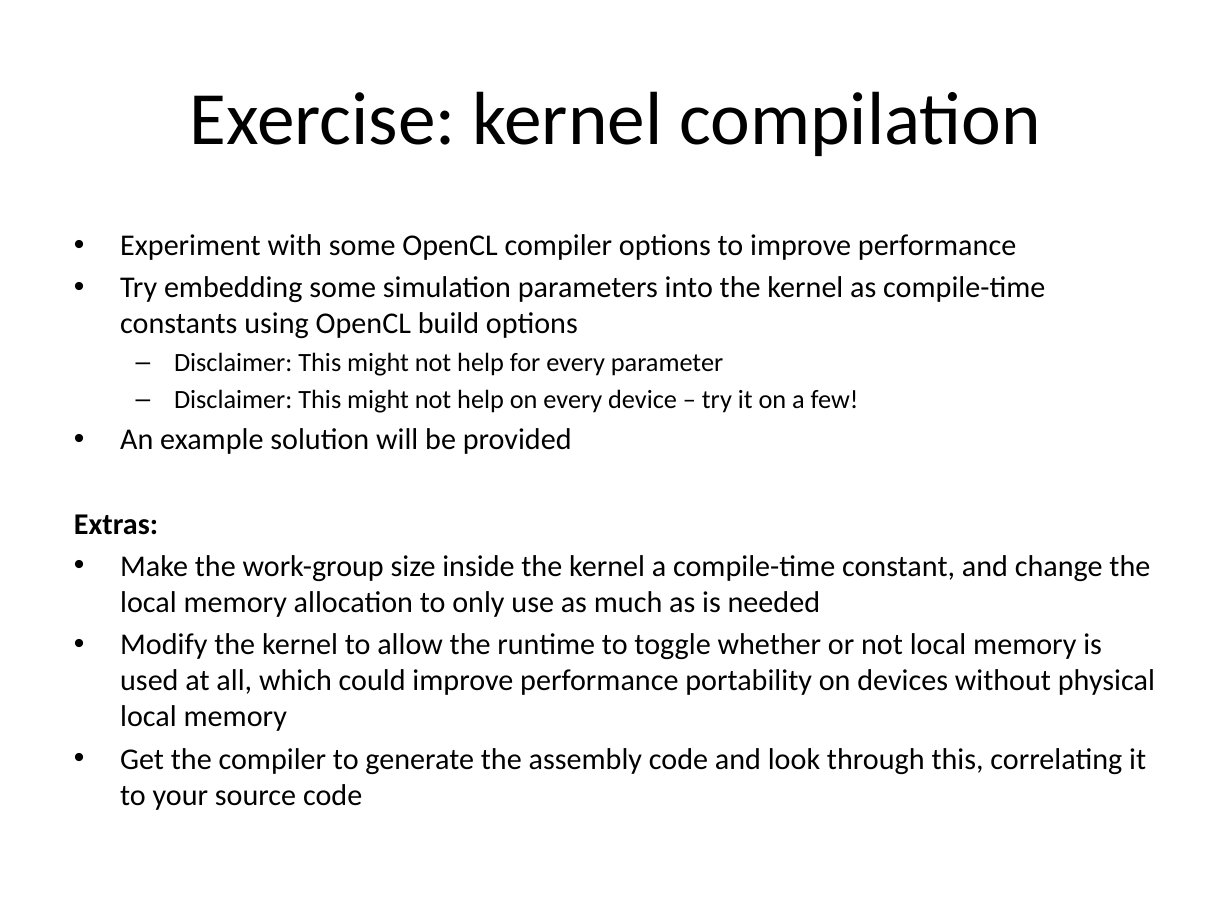
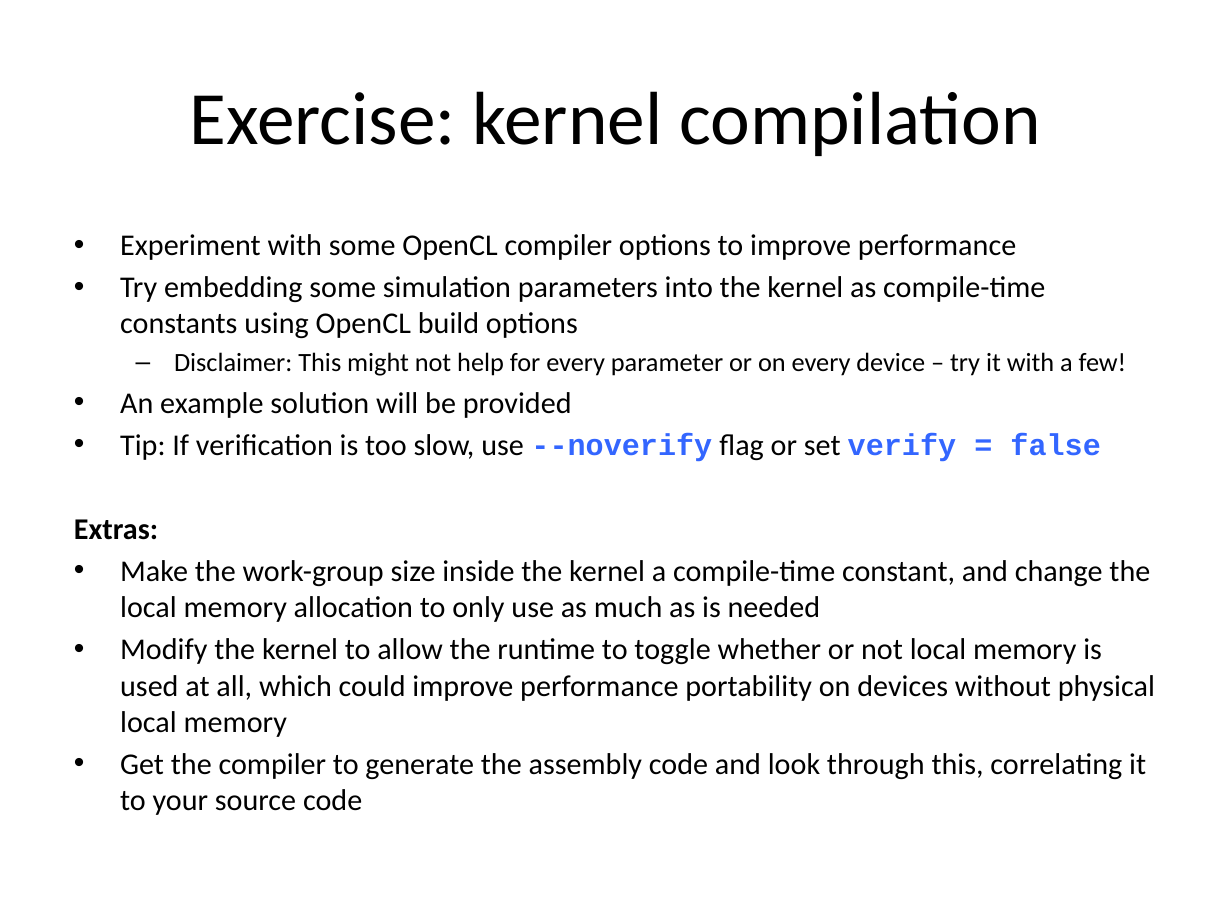
Before and after one commit to UoB-HPC/opencl-training-code, a slide deck: slide 22 of slides/advanced_part2.pptx. Drawn at 1232x924 pixels with LibreOffice and Linux fonts; fonts in the diff are those of the drawing. Boxes give left, top, right and bottom in pixels: in the first picture for what was removed or moved away, otherwise in the second. Text is boxed around its words. In the diff, an @@ line names an element or a change of style, - is before the commit and + after.

```diff
--- a/slides/advanced_part2.pptx
+++ b/slides/advanced_part2.pptx
@@ text at [174, 352, 1127, 376]: text changed @@
-  – Disclaimer: This might not help for every parameter
-  – Disclaimer: This might not help on every device – try it on a few!
+  – Disclaimer: This might not help for every parameter or on every device – try it with a few!
@@ text at [120, 433, 1100, 462]: paragraph added @@
+• Tip: If verification is too slow, use --noverify flag or set verify = false
```
Also in this commit, not shown: 1 other file.
